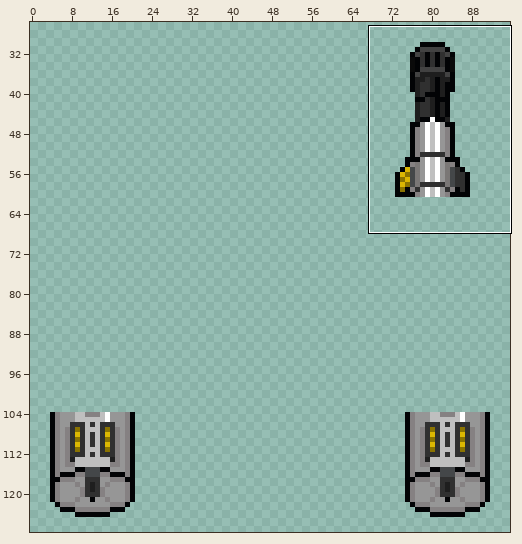
File history of a sprite sheet, Resources/Textures/_RMC14/Objects/dropship_attachments.rsi/30mm_cannon_loaded1.png. The picture above shows the old version from afar; the outline marks the close-up.
Close-up. Before:
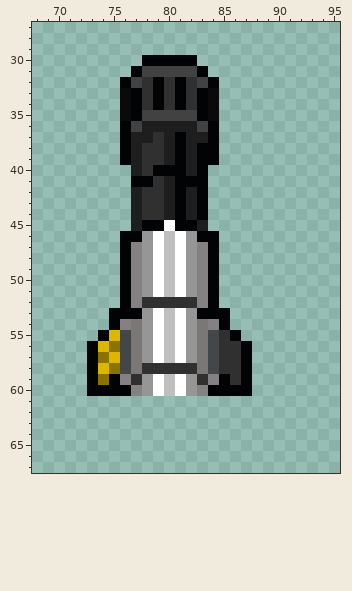
The file is 128x128 pixels. Colours within 5 levels of each other are drawn and written as one. Shown: x 68..95, y 27..67. The wide view leaves out empty margins.
After the commit:
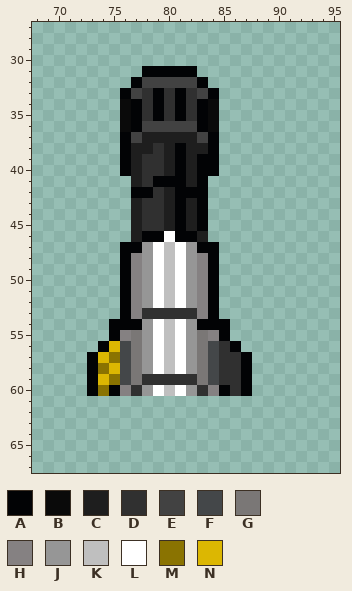
Palette (. is transparent): A #020305  B #0a0a0a  C #1e1e1e  D #303030  E #424242  F #444749  G #7a7776  H #858182  J #969696  K #bfbfbf  L #ffffff  M #8a7301  N #dcb702
The edit:
y 30: x 78..82 AAAAA -> .....
y 31: x 77..83 AEEEEEA -> .AAAAA.
y 32: x 76..84 AEDADADEA -> .AEEEEEA.
y 33: x 76..77 BA -> AE; x 83..84 AB -> EA
y 35: x 78..82 EEEEE -> DADAD
y 36: x 76..84 AECCCCCEA -> BAEEEEEAB
y 37: x 77 C -> E; x 79 D -> C; x 81 A -> C; x 83 C -> E
y 38: x 78 D -> C; x 83 A -> C
y 40: x 76 . -> A; x 79..80 AA -> DC; x 84 . -> A
y 41: x 77..80 AADC -> CDAA; x 82 A -> C
y 42: x 77..78 CD -> AA; x 82 C -> A
y 45: x 78..80 AAL -> DDC; x 82..83 AC -> CA
y 46: x 76..84 AAJLKLJAA -> .CAALAAC.
y 47: x 77 H -> A; x 83 H -> A
y 52: x 78..82 DDDDD -> JLKLJ
y 53: x 75 A -> .; x 77..83 AJLKLJA -> HDDDDDH; x 85 A -> .
y 54: x 76..77 HG -> AA; x 83..84 GH -> AA
y 55: x 74..76 ANF -> .AH; x 84..86 FDA -> HA.
y 56: x 73..75 ANM -> .AN; x 86..87 DA -> A.
y 57: x 74..75 MN -> NM
y 58: x 74..75 NM -> MN; x 78..82 DDDDD -> JLKLJ
y 59: x 74..85 MAHDJLKLJDHA -> NMFGDDDDDGFD
y 60: x 74 A -> M; x 76..77 AH -> HD; x 83..84 HA -> DH; x 86 A -> D
